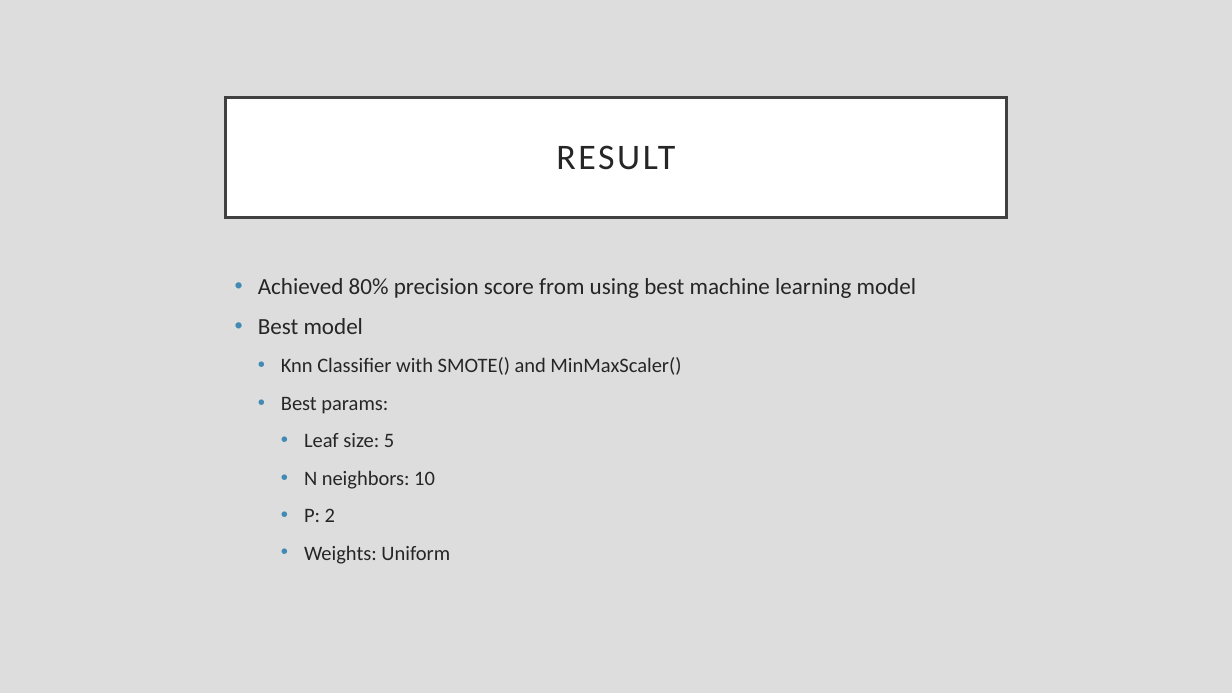
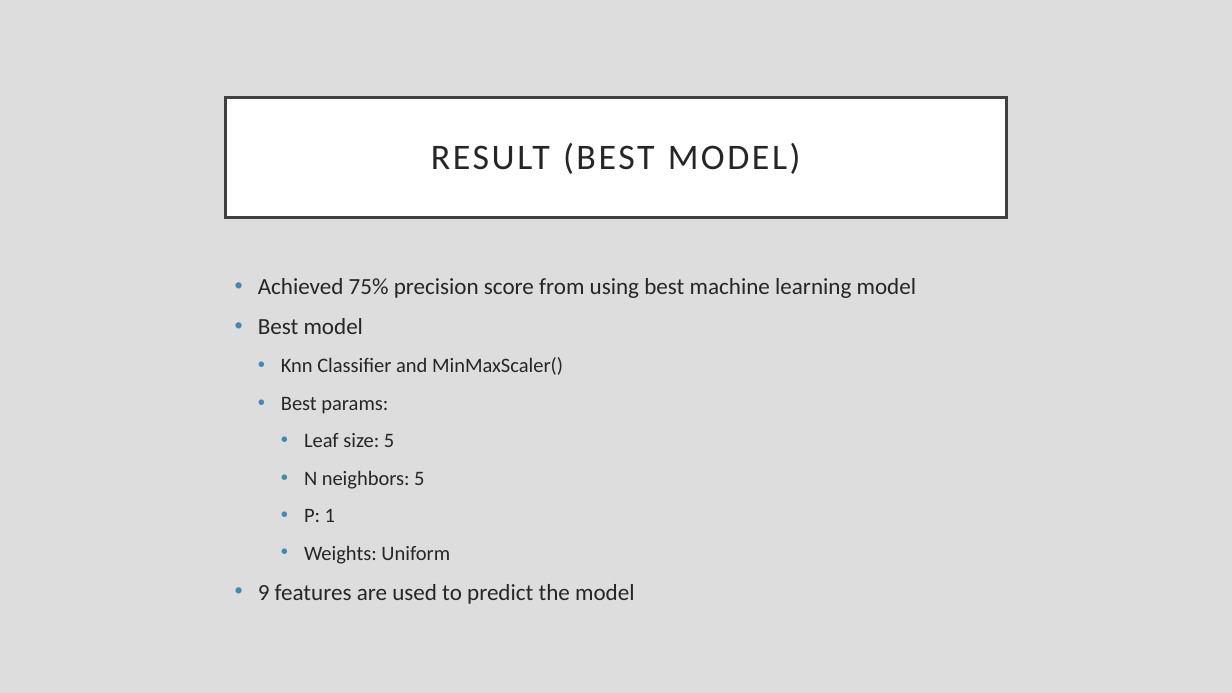
Before and after one commit to farrosmufid/Final_Project_Mobile_App_Store_Farros, a slide deck: slide 20 of Final_Project_ppt_Purwadhika.pptx (slide 6 before the commit). Drawn at 1232x693 pixels with LibreOffice and Linux fonts; fonts in the diff are those of the drawing. Boxes give left, top, right and bottom in pixels: in the first picture for what was removed or moved away, otherwise in the second. Text is boxed around its words. In the diff, an @@ line names an element or a change of style, - is before the commit and + after.

Commit message:
Fixed model

```diff
--- a/Final_Project_ppt_Purwadhika.pptx
+++ b/Final_Project_ppt_Purwadhika.pptx
@@ title at box(431, 143, 801, 174): text changed @@
-RESULT
+RESULT (BEST MODEL)
@@ text at box(258, 278, 917, 298): text changed @@
-• Achieved 80% precision score from using best machine learning model
+• Achieved 75% precision score from using best machine learning model
@@ text at box(281, 357, 563, 375): text changed @@
-  • Knn Classifier with SMOTE() and MinMaxScaler()
+  • Knn Classifier and MinMaxScaler()
@@ text at box(304, 470, 424, 522): text changed @@
-    • N neighbors: 10
-    • P: 2
+    • N neighbors: 5
+    • P: 1
@@ text at box(258, 584, 634, 604): paragraph added @@
+• 9 features are used to predict the model
```
Also in this commit, not shown: 5 other slides changed, 14 slides added, 1 slide removed, 8 other files.
